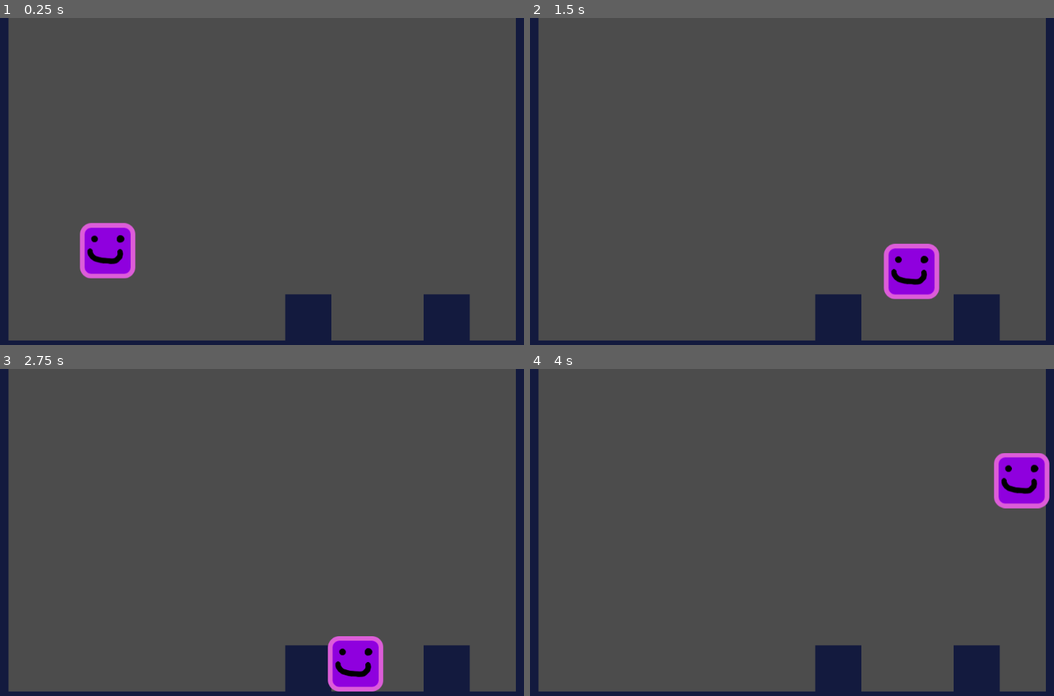
Above: before the commit, frames 1-4 (two rows, left to right).
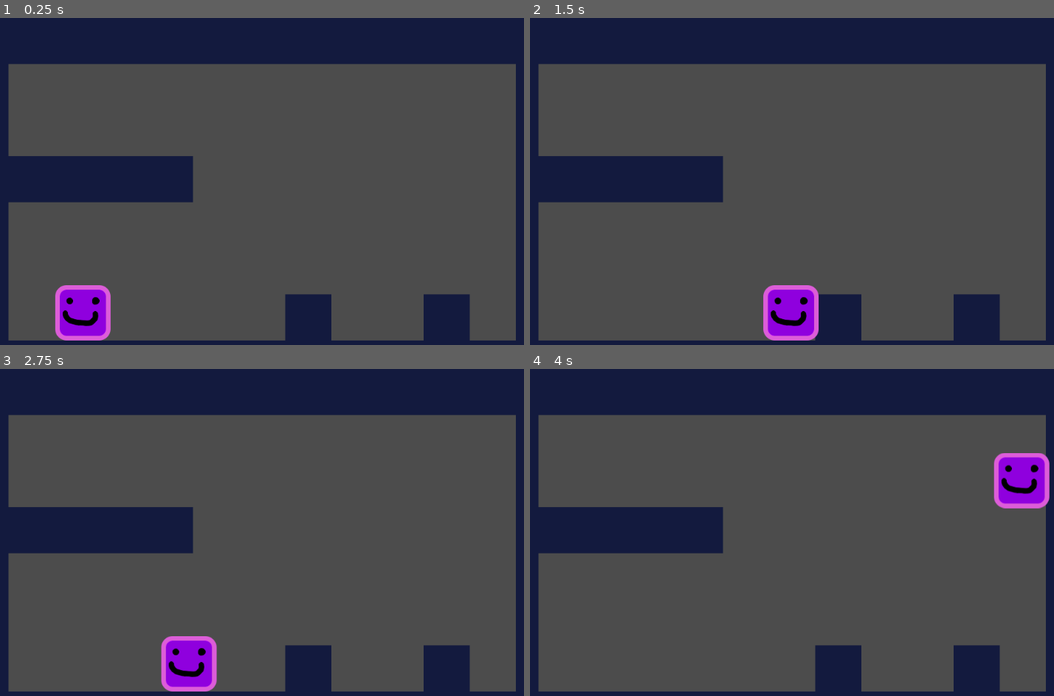
Above: after the commit, the same moments.

Repository: GrantShiels/2D-Game
Game: Godot game, scene res://src/Levels/TestLevel.tscn
The game is run twice, just before and just after one commit, with the same random seed, the same clock (stepped at 60 frames per second) and the same inputs. The project has no main scene, so this scene is started directly.
Inputs:
- Up to frame 1 (0.25 s): no input
- Up to frame 2 (1.5 s): hold Right (move_right) from 0.53 s (still down); tap W (move_up) at 0.77 s
- Up to frame 3 (2.75 s): tap W (move_up) at 1.52 s; release Right (move_right) at 2.03 s; hold A (move_left) from 2.03 s (still down)
- Up to frame 4 (4 s): release A (move_left) at 2.78 s; hold Right (move_right) from 2.78 s (still down); tap W (move_up) at 3.02, 3.77 s

The runs differ from the first frame. In frame 1, 22% of the frame differs, in the area x 1-99%, y 0-99%; in frame 2, 22%; in frame 3, 22%; in frame 4, 19%.

Commit message:
Made small changes to test level

Diff:
--- a/src/Levels/TestLevel.tscn
+++ b/src/Levels/TestLevel.tscn
@@ -11,7 +11,7 @@
 collision_layer = 8
 collision_mask = 0
 format = 1
-tile_data = PoolIntArray( 0, 0, 0, 12, 0, 0, 65536, 0, 0, 65548, 0, 0, 131072, 0, 0, 131084, 0, 0, 196608, 0, 0, 196620, 0, 0, 262144, 0, 0, 2621 …(276 unchanged characters)…
+tile_data = PoolIntArray( 0, 0, 0, 1, 0, 0, 2, 0, 0, 3, 0, 0, 4, 0, 0, 5, 0, 0, 6, 0, 0, 7, 0, 0, 8, 0, 0, 9, 0, 0, 10, 0, 0, 11, 0, 0, 12, 0, 0, 65536, 0, 0, 65548, 0, 0, 131072, 0, 0, 131084, 0, 0, 196608, 0, 0, 196609, 0, 0, 196610, 0, 0, 196611, 0, 0, 196612, 0, 0, 196620, 0, 0, 262144, 0, 0, 2621 …(276 unchanged characters)…
 
 [node name="Player" parent="." instance=ExtResource( 1 )]
-position = Vector2( 252, 319 )
+position = Vector2( 209, 450 )
Not shown, added: .mono/metadata/ide_server_meta.txt
